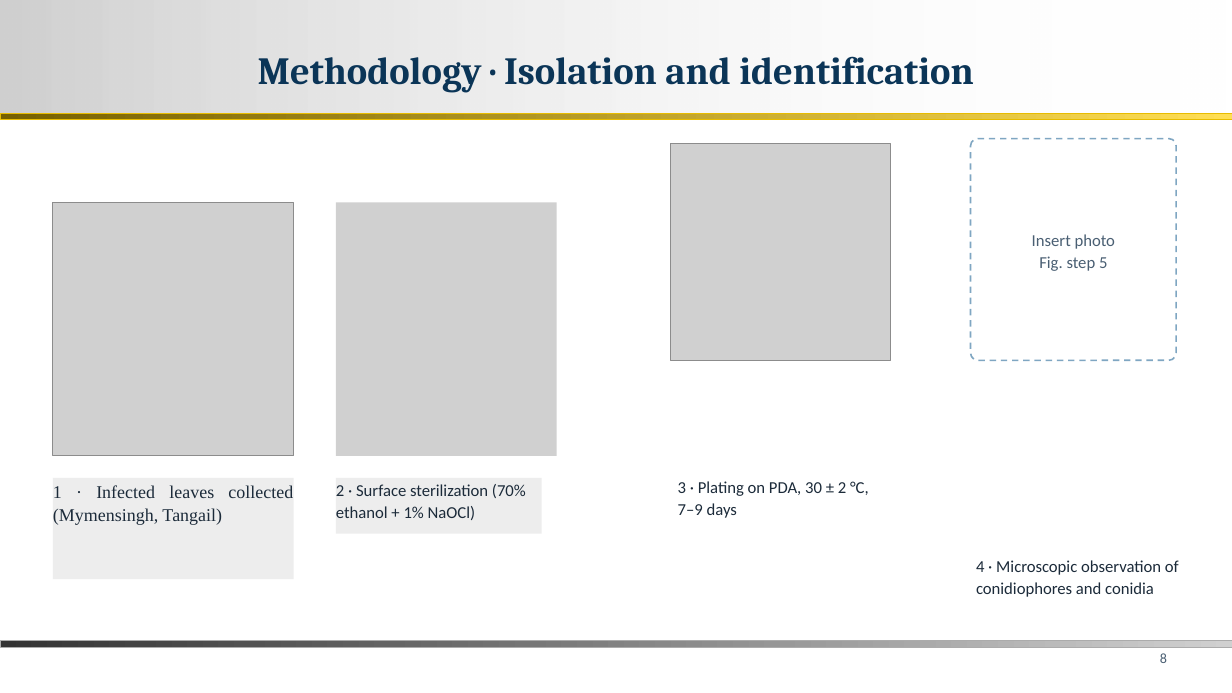
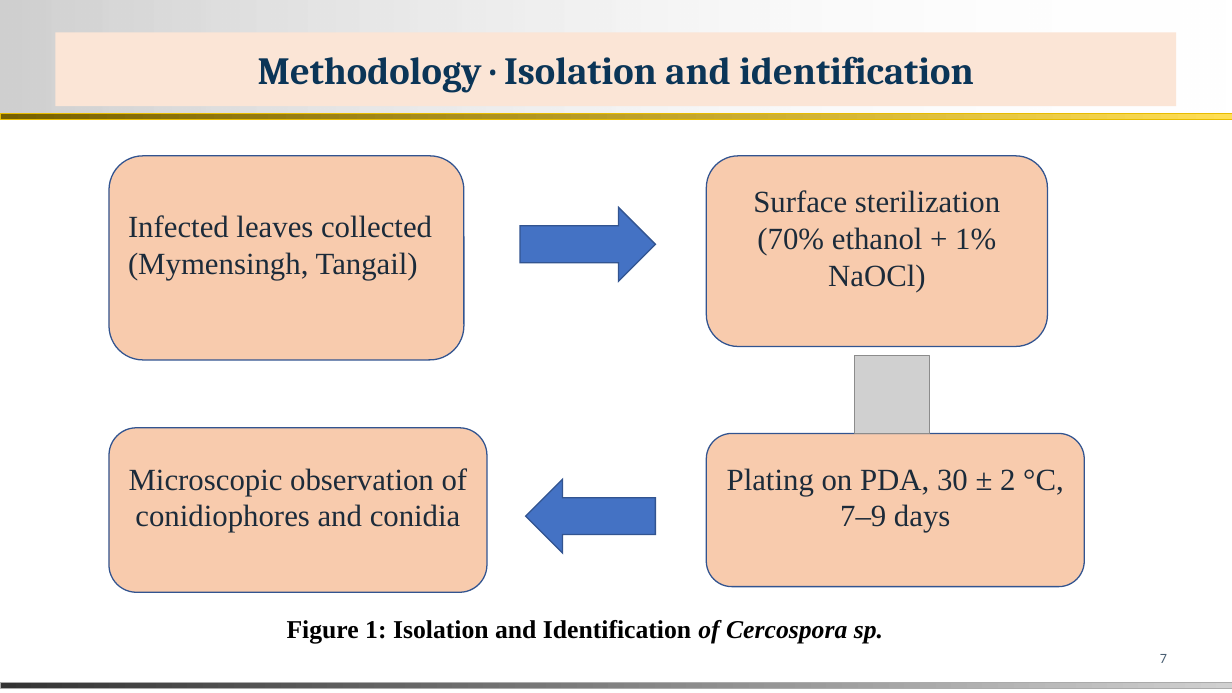
Before and after one commit to bipro-b/nm-documenents, a slide deck: slide 7 of docs/Nisha_MS_Thesis_Defence.pptx (slide 8 before the commit). Drawn at 1232x693 pixels with LibreOffice and Linux fonts; fonts in the diff are those of the drawing; grey boxes stand for pictures; background and template pictures are left out. Boxes give left, top, right and bottom in pixels: in the first picture for what was removed or moved away, otherwise in the second. Text is boxed around its words. In the diff, an @@ line names an element or a change of style, - is before the commit and + after.

```diff
--- a/docs/Nisha_MS_Thesis_Defence.pptx
+++ b/docs/Nisha_MS_Thesis_Defence.pptx
@@ title "Methodology · Isolation and identification": place and size @@
-title "Methodology · Isolation and identification" at (258,56,974,93)
+title "Methodology · Isolation and identification" at (55,32,1177,106)
@@ title "Methodology · Isolation and identification" at (55,32,1177,106): fill none to #FBE5D6 @@
@@ picture removed at (670,144,891,360) @@
@@ rounded rectangle removed at (970,139,1177,360) @@
@@ rounded rectangle "Infected leaves collected (Mymensingh, Tangail)": place and size @@
-rounded rectangle "Infected leaves collected (Mymensingh, Tangail)" at (53,478,294,579)
+rounded rectangle "Infected leaves collected (Mymensingh, Tangail)" at (109,156,464,360)
@@ rounded rectangle "Infected leaves collected (Mymensingh, Tangail)" at (109,156,464,360): vertical alignment top to middle; rectangle to rounded rectangle; fill #EDEDED to #F8CBAD; outline none to #325491 1 pt @@
@@ rounded rectangle "Surface sterilization (70% ethanol + ..." at (706,156,1047,347): vertical alignment top to middle; rectangle to rounded rectangle; fill #EDEDED to #F8CBAD; outline none to #325491 1 pt; mirrored; rotation 180 to 0 degrees @@
@@ picture removed at (52,203,293,456) @@
@@ picture removed at (335,202,556,456) @@
@@ right arrow added at (520,207,656,281), fill #4472C4, outline #325491 1 pt @@
@@ text in rounded rectangle at (753,190,1000,292): text changed; size 13 to 24 pt; font Calibri to Times New Roman @@
-2 · Surface sterilization (70% ethanol + 1% NaOCl)
+Surface sterilization (70% ethanol + 1% NaOCl)
@@ text in rounded rectangle at (128,215,432,280): text changed; size 14 to 24 pt @@
-1 · Infected leaves collected (Mymensingh, Tangail)
+Infected leaves collected (Mymensingh, Tangail)
@@ text removed at (1032,234,1115,271) @@
-Insert photo
-Fig. step 5
@@ picture added at (855,355,930,433) @@
@@ rounded rectangle "Microscopic observation of conidiophores and ..." at (109,428,487,592): vertical alignment top to middle; fill none to #F8CBAD; outline none to #325491 1 pt @@
@@ rounded rectangle "Microscopic observation of conidiophores and ...": place and size @@
-rounded rectangle "Microscopic observation of conidiophores and ..." at (976,560,1179,597)
+rounded rectangle "Microscopic observation of conidiophores and ..." at (109,428,487,592)
@@ rounded rectangle "Plating on PDA, 30 ± ...": place and size @@
-rounded rectangle "Plating on PDA, 30 ± ..." at (678,481,869,518)
+rounded rectangle "Plating on PDA, 30 ± ..." at (706,433,1084,587)
@@ rounded rectangle "Plating on PDA, 30 ± ..." at (706,433,1084,587): vertical alignment top to middle; fill none to #F8CBAD; outline none to #325491 1 pt @@
@@ text in rounded rectangle at (129,468,468,533): text changed; size 13 to 24 pt; font Calibri to Times New Roman @@
-4 · Microscopic observation of conidiophores and conidia
+Microscopic observation of conidiophores and conidia
@@ text in rounded rectangle at (727,468,1064,533): text changed; size 13 to 24 pt; font Calibri to Times New Roman @@
-3 · Plating on PDA, 30 ± 2 °C, 7–9 days
+Plating on PDA, 30 ± 2 °C, 7–9 days
@@ left arrow added at (526,480,655,554), fill #4472C4, outline #325491 1 pt @@
@@ text added at (287,620,883,643), 20 pt, text #000000, bold @@
+Figure 1: Isolation and Identification of Cercospora sp.
@@ page number at (1160,654,1167,663): text changed @@
-8
+7
@@ rectangle: place and size @@
-rectangle at (0,640,1232,647)
+rectangle at (0,682,1232,689)
```
Also in this commit, not shown: 31 other slides changed, 3 slides removed, 2 other files.
